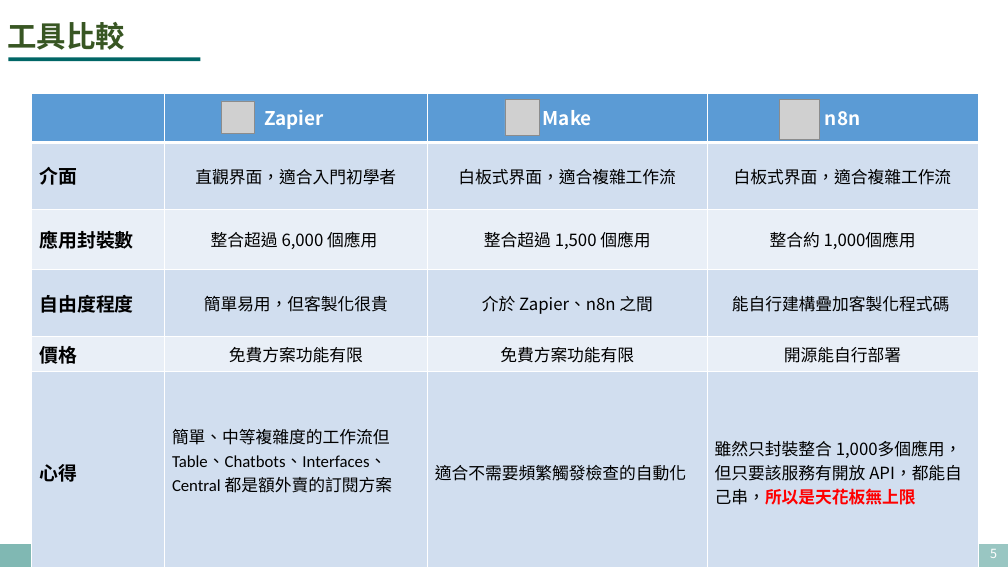
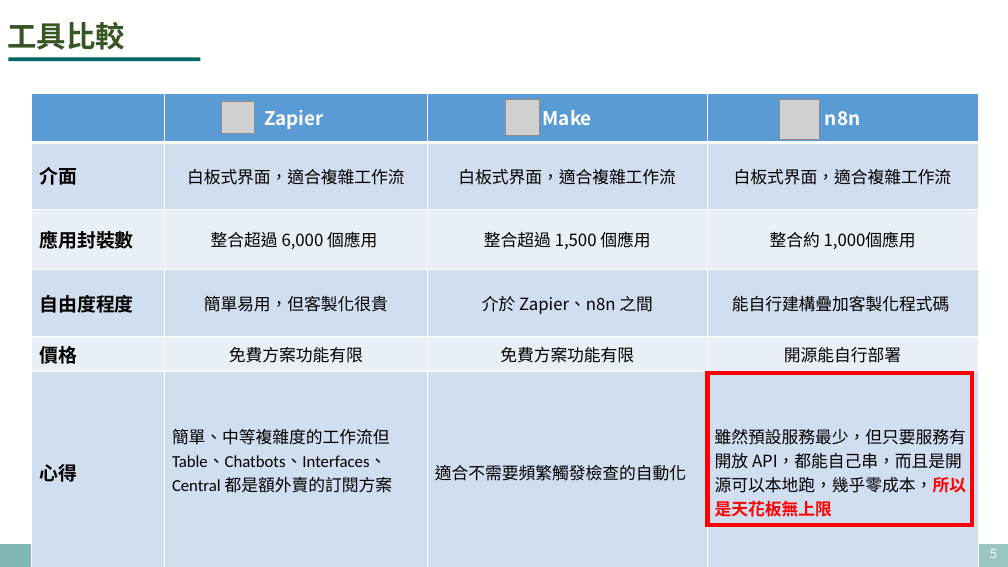
Before and after one commit to 43903687/Data_for_CTBC, a slide deck: slide 5 of 20251104_n8n報告.pptx. Drawn at 1008x567 pixels with LibreOffice and Linux fonts; fonts in the diff are those of the drawing; grey boxes stand for pictures. Boxes give left, top, right and bottom in pixels: in the first picture for what was removed or moved away, otherwise in the second. Text is boxed around its words. In the diff, an @@ line names an element or a change of style, - is before the commit and + after.

```diff
--- a/20251104_n8n報告.pptx
+++ b/20251104_n8n報告.pptx
@@ table at (x1=32, y1=93, x2=979, y2=538) @@
-row 2, column 2: 直觀界面，適合入門初學者
+row 2, column 2: 白板式界面，適合複雜工作流
-row 6, column 4: 雖然只封裝整合 1,000多個應用，但只要該服務有開放 API，都能自己串，所以是天花板無上限
+row 6, column 4: 雖然預設服務最少，但只要服務有開放 API，都能自己串，而且是開源可以本地跑，幾乎零成本，所以是天花板無上限
@@ rectangle added at (x1=708, y1=373, x2=972, y2=525), outline #FF0000 4.5 pt, 18 pt, text #FFFFFF @@
+`
```
Also in this commit, not shown: 3 other slides changed, 3 slides added, 6 slides removed, 1 other file.
